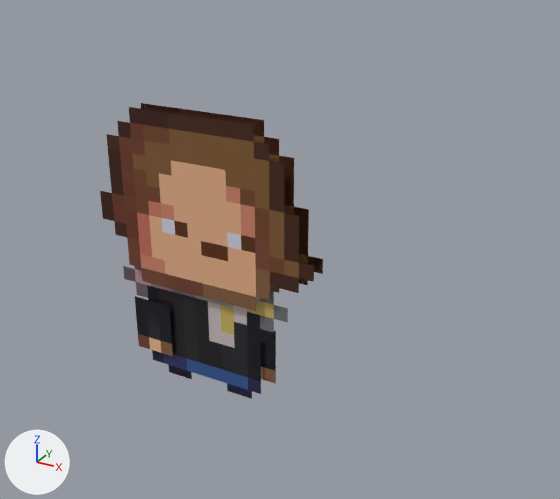
The Blender file FiveGuys/Assets/Animations/RY_PlayerRigBlend.blend, before and after one commit.
Camera for both pictures: a camera (50 mm lens) standing at (2.35, -3.33, 2.71) and looking at (0.48, 0.09, 1.0). Lighting does not change. The marker at lower left points along +X, +Y and +Z.

The older version as bpy lines, for what is in view:
```python
me_player_arm_l = bpy.data.meshes.new('Player_Arm_L')
me_player_arm_l.from_pydata(...)  # 16 vertices, 9 faces; spans x -0.187..0.813, y 0.01, z 0.0..1.0
me_player_arm_l.materials.append(mat_player_arm)  # picture img_xavier_arm_png
me_player_head_atback = bpy.data.meshes.new('Player_Head_AtBack')
me_player_head_atback.from_pydata(...)  # 16 vertices, 9 faces; spans x -0.521..0.479, y 0.03, z -0.02..0.98
me_player_head_atback.materials.append(mat_player_head)  # picture img_xavier_head_png
me_player_head_infront = bpy.data.meshes.new('Player_Head_InFront')
me_player_head_infront.from_pydata(...)  # 16 vertices, 9 faces; spans x -0.521..0.479, y -0.02, z -0.02..0.98
me_player_head_infront.materials.append(mat_player_head)  # picture img_xavier_head_png
ob_player_arm_l = bpy.data.objects.new('Player_Arm_L', me_player_arm_l)
ob_player_arm_l.location = (0.0, 0.0, 0.0)
ob_player_arm_l.scale = (2.11, 2.11, 2.11)
ob_player_head_atback = bpy.data.objects.new('Player_Head_AtBack', me_player_head_atback)
ob_player_head_atback.location = (0.0, 0.0, 0.0)
ob_player_head_atback.scale = (2.11, 2.11, 2.11)
ob_player_head_infront = bpy.data.objects.new('Player_Head_InFront', me_player_head_infront)
ob_player_head_infront.location = (0.0, 0.0, 0.0)
ob_player_head_infront.scale = (2.11, 2.11, 2.11)
# also in view: 'Player_Arm_R' at (-0.04, -0.02, 1.06); 'Player_Body' at (-0.04, 0.0, 1.1)
```
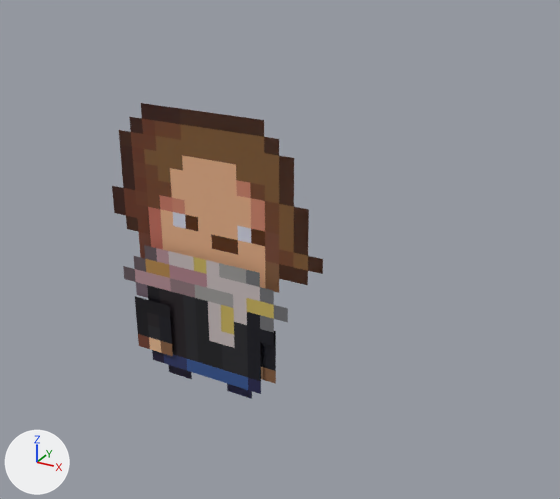
Pixel boxes [x1, y1, x2, y2] of what changed, in the pictures (560 x 499 px):
'Player_Head_InFront', hidden (brown)
    before: [100, 107, 314, 311]
'Player_Head_AtBack', unchanged, uncovered by the edit
    before: [141, 103, 323, 293]
    after: [112, 103, 323, 293]

The change, as a diff of the scene's bpy script:
```diff
--- a/FiveGuys/Assets/Animations/RY_PlayerRigBlend.blend.py
+++ b/FiveGuys/Assets/Animations/RY_PlayerRigBlend.blend.py
@@ ob_player_head_infront @@
 ob_player_head_infront.scale = (2.11, 2.11, 2.11)
+ob_player_head_infront.hide_set(True)
```
